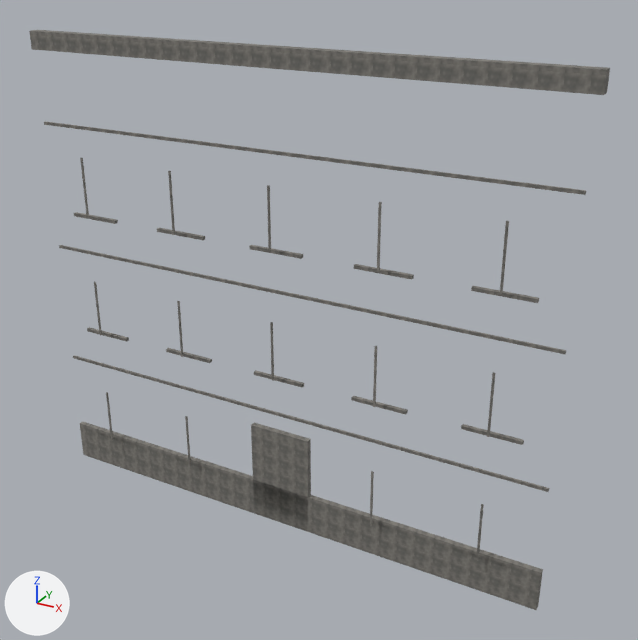
What one commit did to the OBJ model resources/blender/zombie_street/Street_BlockR0_Trim.obj.
Before and after are seen from a camera (50 mm lens) standing at (9.73, -15.69, 13.11) and looking at (0.88, 0.42, 5.06). Lighting does not change. The marker at lower left points along +X, +Y and +Z. The first picture is the older version. Where no turn or scale is listed for an object, it has been applied to the vertices.

Names of what the first picture shows: 'Street_BlockR0_Trim'.
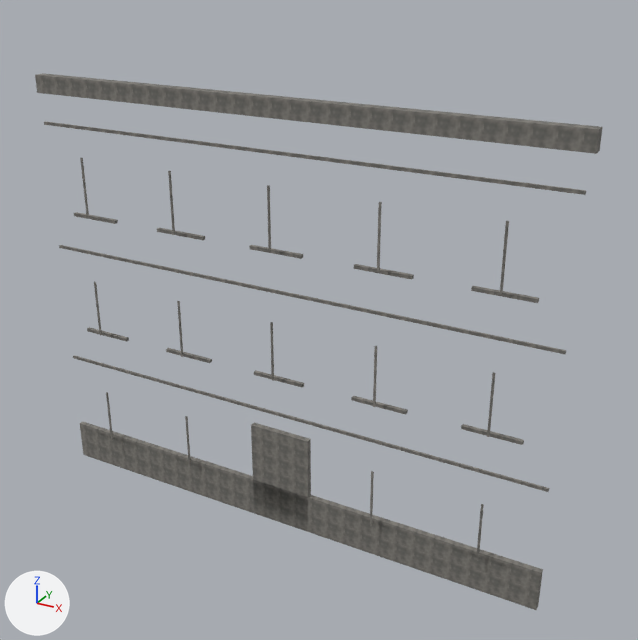
Changed parts and their boxes (x1, y1, x2, y2) in the pictures (638 x 640 px; the box of a moved part takes in the faces that stretch with it):
'Street_BlockR0_Trim', reshaped (7% shorter)
    before: (29, 30, 610, 610)
    after: (35, 73, 603, 610)
part 1 of me_street_blockr0_trim, moved or reshaped
    before: (29, 30, 610, 95)
    after: (35, 73, 603, 154)

The edits, one by one:
me_street_blockr0_trim is used by ob_street_blockr0_trim; location (0.0, 0.0, 0.0).
me_street_blockr0_trim had 272 vertices, 408 faces and spanned x -6.6..6.6, y -0.22..0.26, z -0.55..11.0.
me_street_blockr0_trim now has 272 vertices, 408 faces and spans x -6.6..6.6, y -0.22..0.26, z -0.55..10.0.
me_street_blockr0_trim part 1: the loose piece of 8 vertices spanning x -6.6..6.6, y 0.0..0.26, z 10.58..11.0 is moved by (0.0, 0.0, -1.0).
